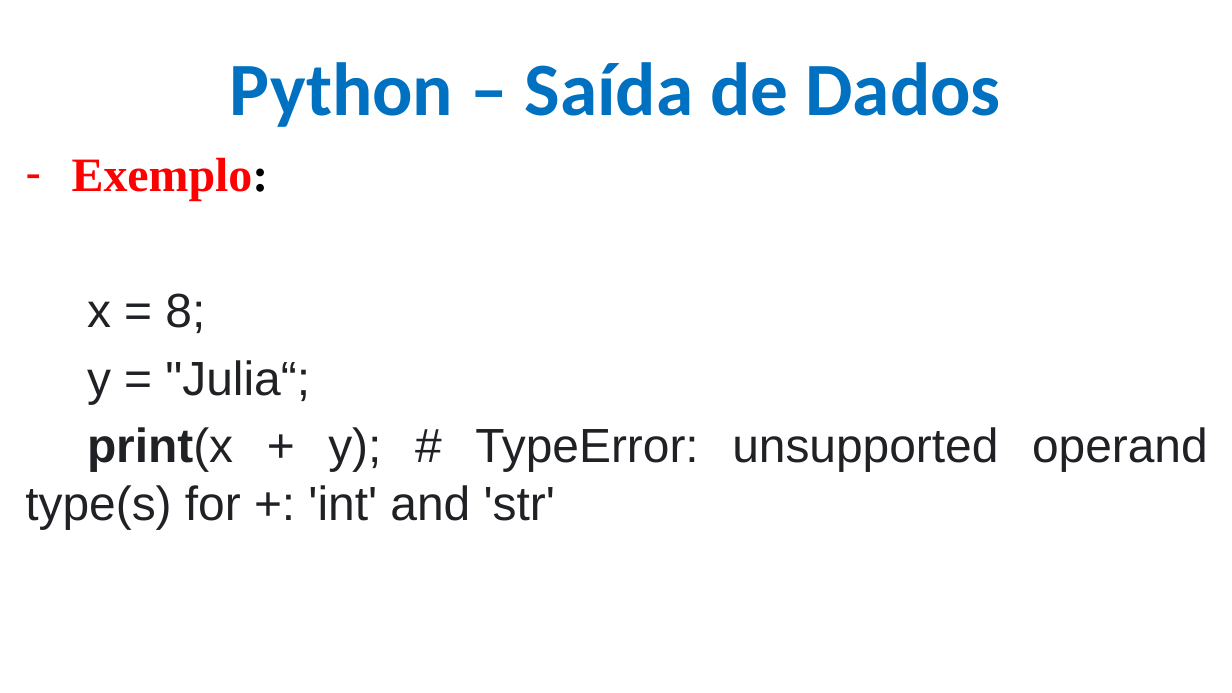
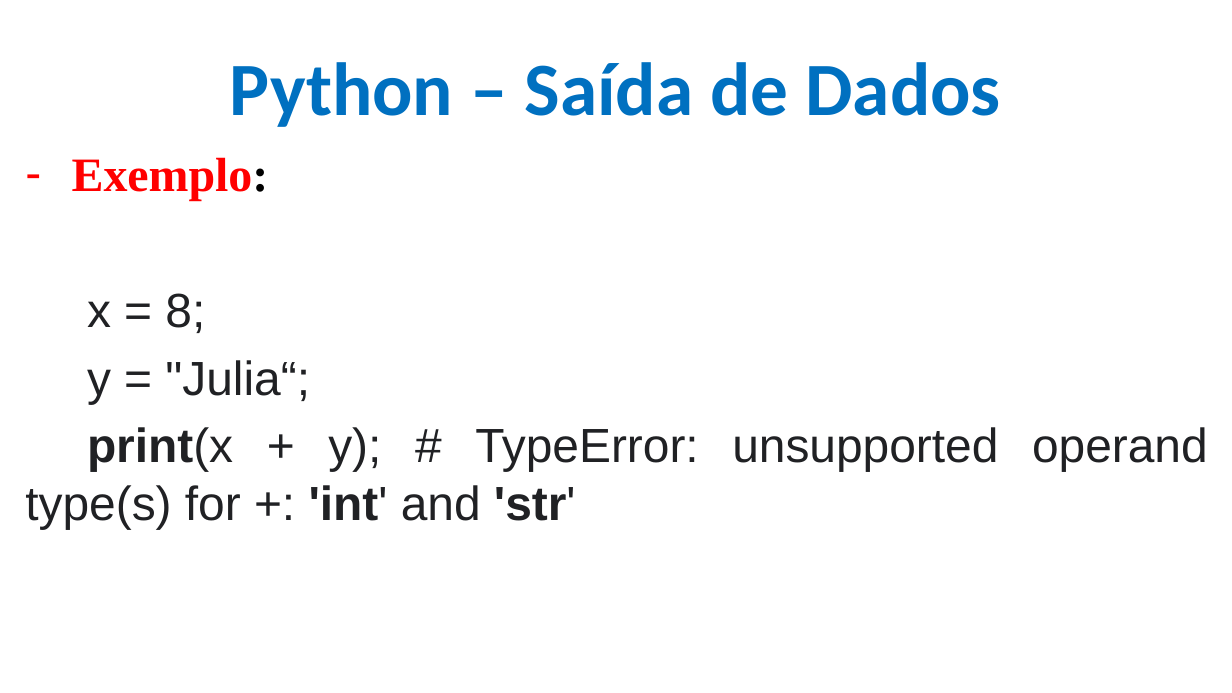
Before and after one commit to CloudEducationBrazil/WydenUniRuyPythonRAD, a slide deck: slide 11 of 01 Classes/Aula 03 RAD Python - input output de Dados Formatação e Estrutura de Sequencial.pptx. Drawn at 1232x693 pixels with LibreOffice and Linux fonts; fonts in the diff are those of the drawing; background and template pictures are left out. Boxes give left, top, right and bottom in pixels: in the first picture for what was removed or moved away, otherwise in the second. Text is boxed around its words. In the diff, an @@ line names an element or a change of style, - is before the commit and + after.

```diff
--- a/01 Classes/Aula 03 RAD Python - input output de Dados Formatação e Estrutura de Sequencial.pptx
+++ b/01 Classes/Aula 03 RAD Python - input output de Dados Formatação e Estrutura de Sequencial.pptx
@@ text at [25,427,1208,529]: bold on in "'int' 'str'" @@
```
Also in this commit, not shown: 3 other slides changed, 1 other file.
